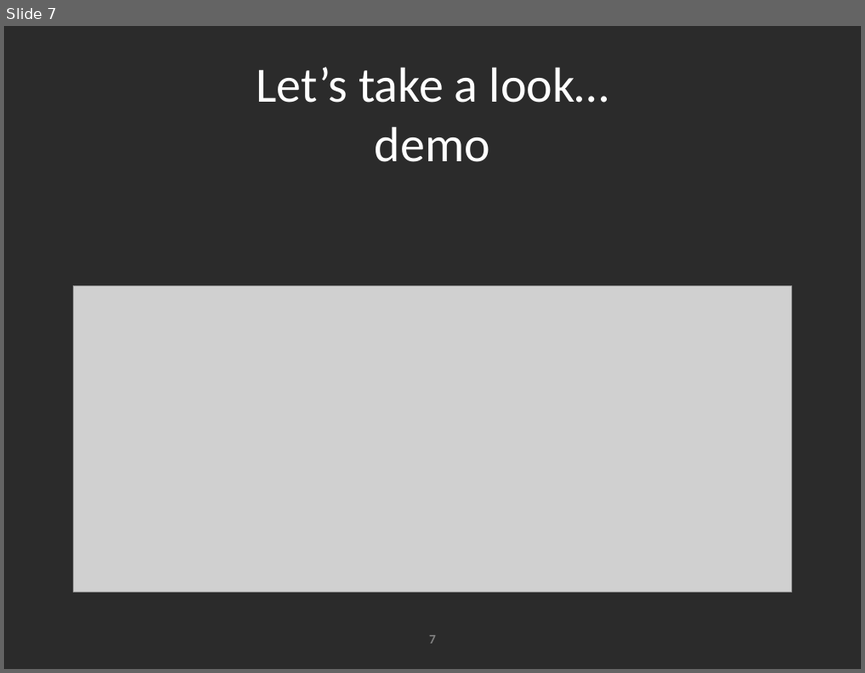
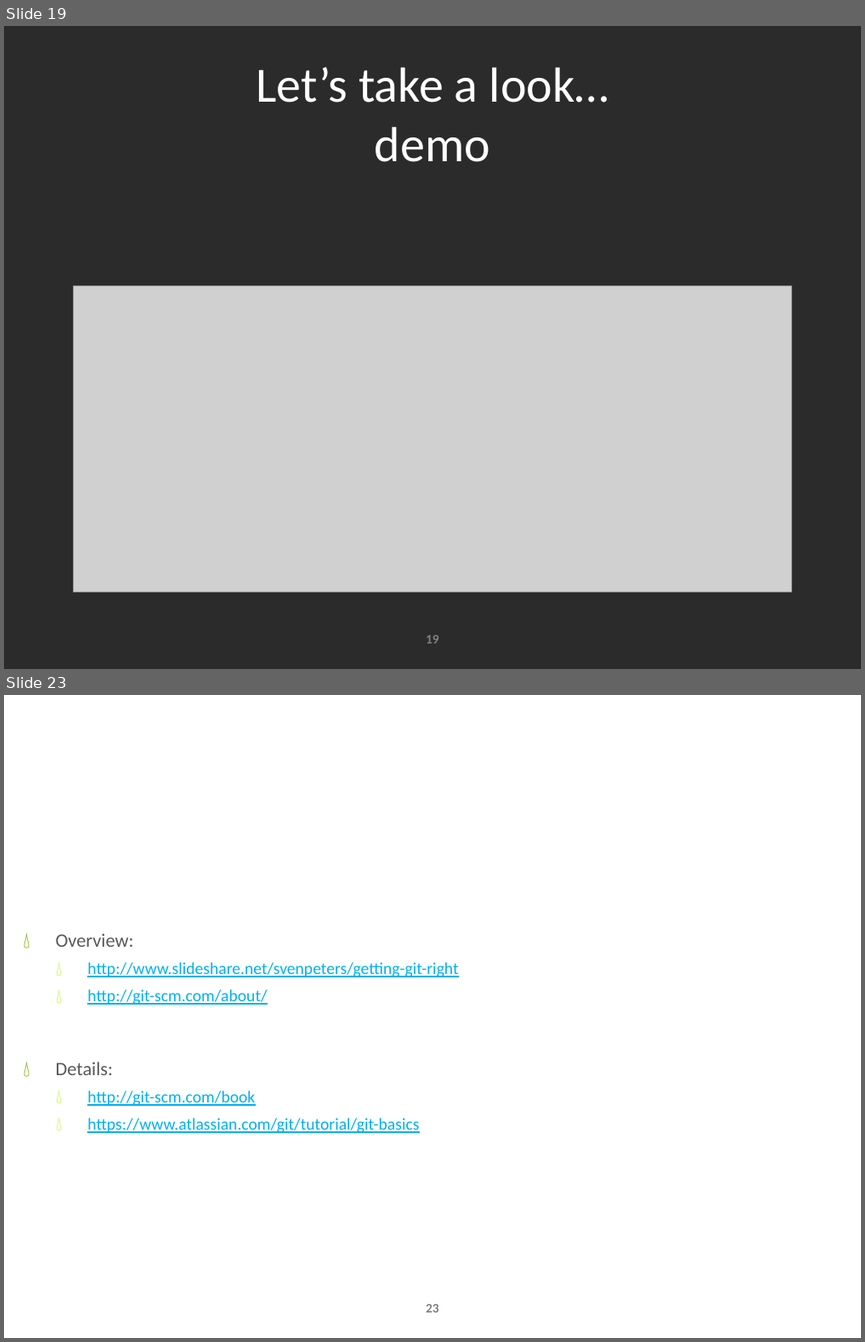
Before and after one commit to kevin-j-m/fedex-day, a slide deck: Fed Ex Days - Source Code Control presentation.pptx. Shown one above the other, each under a label of ours: slide 7 before the commit, slides 19 and 23 after it; the slides between them are not shown. The pictures are 865x673 and 865x1342 pixels, drawn with LibreOffice and Linux fonts; fonts in the diff are those of the drawing; grey boxes stand for pictures; background and template pictures are left out; a plain dark background stands for a picture behind light text. Boxes give left, top, right and bottom in pixels: in the first picture for what was removed or moved away, otherwise in the second. Text is boxed around its words. In the diff, an @@ line names an element or a change of style, - is before the commit and + after.

Commit message:
Expanded git benefits, broke down segments into detail

```diff
--- a/Fed Ex Days - Source Code Control presentation.pptx
+++ b/Fed Ex Days - Source Code Control presentation.pptx
@@ slide 23 added at bbox=[4, 695, 861, 1338], background picture (left out) @@
@@ title added at bbox=[148, 759, 742, 823], 41.4 pt, text #FFFFFF @@
+Resources
@@ text added at bbox=[56, 933, 458, 1133], 14 pt, text #00B0F0, underline @@
+💧 Overview:
+  💧 http://www.slideshare.net/svenpeters/getting-git-right
+  💧 http://git-scm.com/about/
+💧 Details:
+  💧 http://git-scm.com/book
+  💧 https://www.atlassian.com/git/tutorial/git-basics
@@ page number added at bbox=[426, 1304, 439, 1312], 11 pt, text #808080, bold @@
+23
@@ what was slide 7 is now slide 19 @@
@@ page number at bbox=[426, 635, 439, 643]: text changed @@
-7
+19
```
Also in this commit, not shown: 6 slides changed, 15 other slides added, 1 slide removed.
